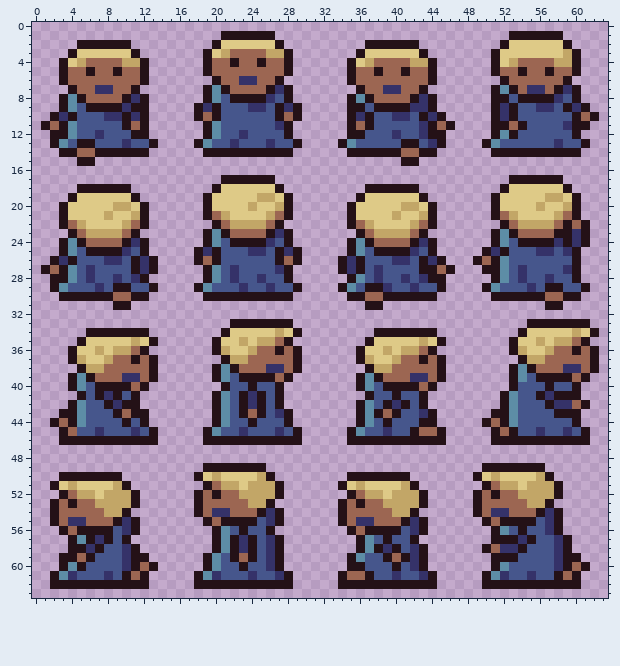
One commit to this pixel-art sprite: zeldalike/player/Iodan.png. That is the earlier state.
The file is 64x64 pixels.
Once edited:
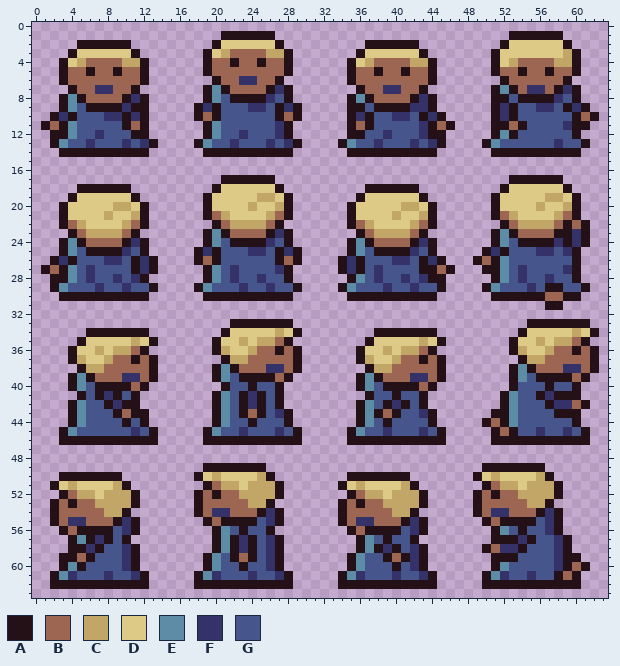
Palette (. is transparent): A #241117  B #9c6652  C #c2a667  D #deca87  E #5d8da6  F #353269  G #46568c
Difference:
@@ x 3..44 @@
 11 AEGGGGGABA......AEGGGGGGFA......ABAGGGGGFA
-12 AEGGFGGGAA......AEGGFGGGGA......AAGGGFGGFA
-13 EGAAGGGFGGA....AEGGFGGGFGGA....AEGGGGGAAGF
-14 AABBAAAAAA......AAAAAAAAAA......AAAAAABBAA
-15 ..AA..................................AA..
+12 AEGGFGGGAA......AEGGFGGGFA......AAGGFGGGFA
+13 EGGFGGGFGFA....AEGGFGGGFGFA....AEGGFGGGFGF
+14 AAAAAAAAAA......AAAAAAAAAA......AAAAAAAAAA
+15 ..........................................
 16 ..........................................
@@ x 7..40 @@
 28 GGFGFA......AEGFGGFGGA......AEGFGG
-29 FGAAGGA....AEGGGFGGFGGA....AEGAAFG
-30 AABBAA......AAAAAAAAAA......AABBAA
-31 ..AA..........................AA..
+29 FGGFGGA....AEGGGFGGFGGA....AEGGGFG
+30 AAAAAA......AAAAAAAAAA......AAAAAA
+31 ..................................
 32 ..................................
@@ x 0..63 @@
 42 ....AEGGAFAA........AEGAFAGA........AEGAFAGA........AEGGGAFFBA..
-43 ...AAEGGGABAA.......AEGABAGFA.......AEABAGGFA......AAEGGGGAAA...
-44 ..ABAEGGGGAGA.......AEGGAGGGA.......AEGAGGGAA.....ABAEGGGGGGA...
-45 ...ABGGFGGGFGA.....AEGGFGGGFGA.....AEGGFGGABBA.....ABAGGFGGFGA..
+43 ....AEGGGABAA.......AEGABAGFA.......AEABAGGFA......AAEGGGGAAA...
+44 ....AEGGGGAGA.......AEGGAGGGA.......AEGAGGGGA.....ABAEGGGGGGA...
+45 ...AEGGGGGGFGA.....AEGGFGGGFGA.....AEGGFGGGFGA.....ABAGGFGGFGA..
 46 ...AAAAAAAAAAA.....AAAAAAAAAAA.....AAAAAAAAAAA.....AAAAAAAAAAA..
@@ x 8..39 @@
 58 GGFA........AEAFAGFA........AEAF
-59 GGFAA......AEGABAGFA.......AEGGA
-60 GGFABA.....AEGGAGGFA.......AAGGG
-61 FGABA.....AEFGGGFGGFA.....ABBAGG
+59 GGFA.......AEGABAGFA.......AEGGA
+60 GGFA.......AEGGAGGFA.......AEGGG
+61 FGGFA.....AEFGGGFGGFA.....AEFGGG
 62 AAAAA.....AAAAAAAAAAA.....AAAAAA
